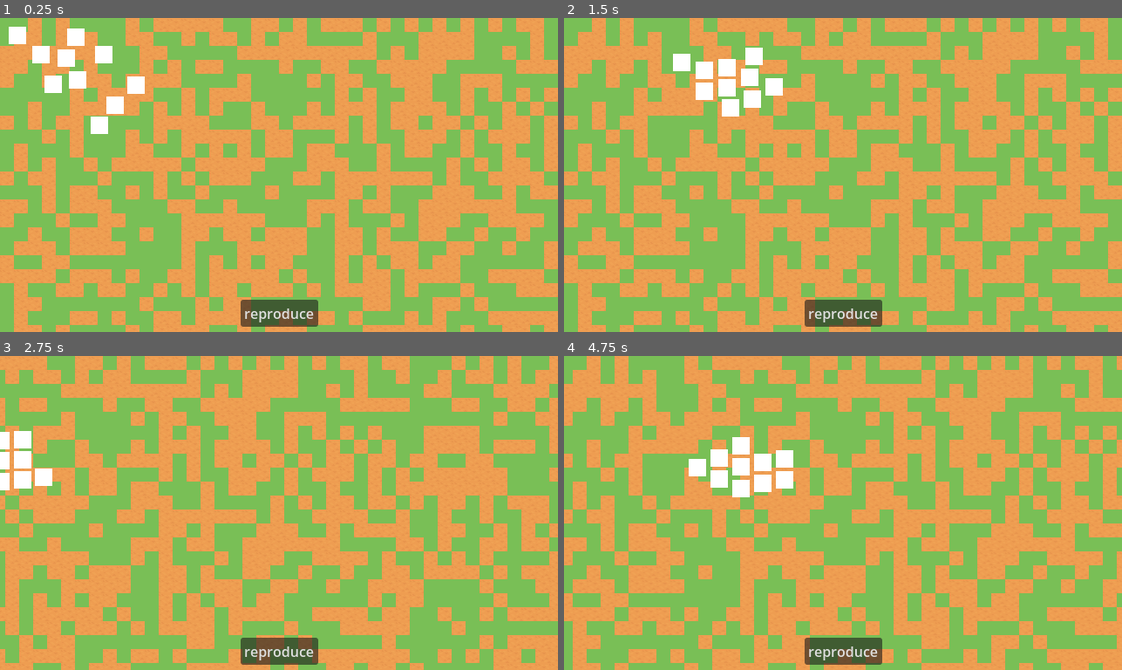
Above: before the commit, frames 1-4 (two rows, left to right).
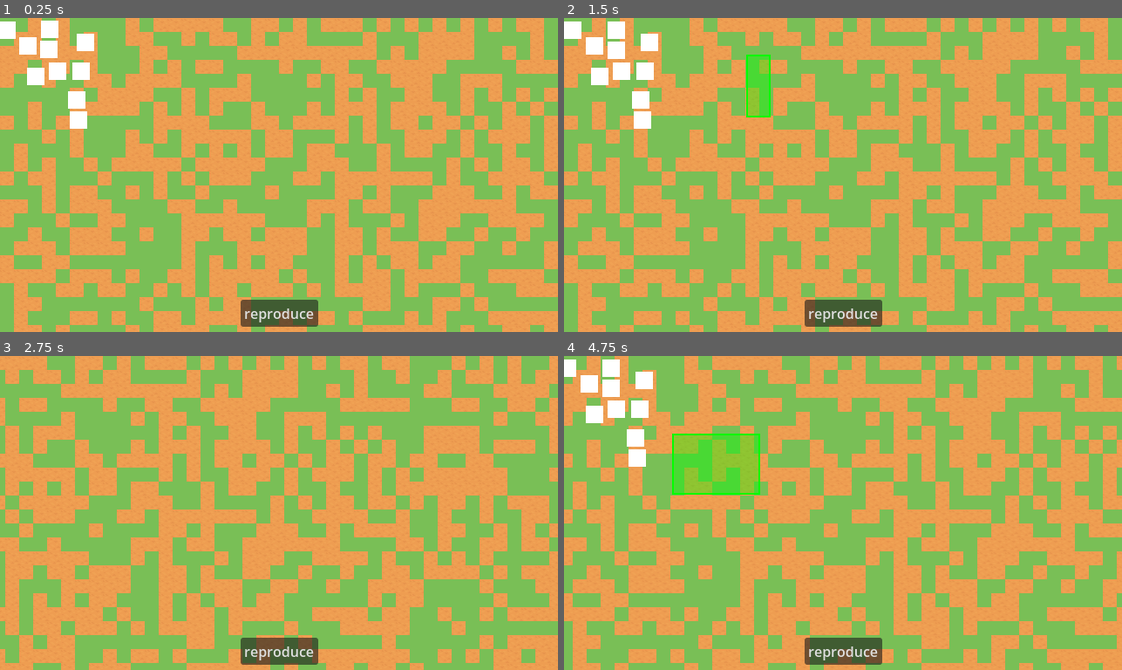
Above: after the commit, the same moments.

Repository: wheatgreaser/folkvalleygame
Game: Godot game, scene res://src/core/MainGame.tscn
The game is run twice, just before and just after one commit, with the same random seed, the same clock (stepped at 60 frames per second) and the same inputs. The project has no main scene, so this scene is started directly.
Inputs (mouse positions are in pixels of both pictures, inside the frame that each line leads up to):
- Up to frame 1 (0.25 s): no input
- Up to frame 2 (1.5 s): drag from (686, 68) to (898, 105) at 0.52 s; drag from (748, 55) to (815, 237) at 1.27 s
- Up to frame 3 (2.75 s): move the mouse to (178, 478) at 2.02 s; hold D (right) from 2.03 s (still down); click (178, 478) at 2.1 s
- Up to frame 4 (4.75 s): release D (right) at 2.75 s; drag from (603, 478) to (675, 465) at 2.77 s; move the mouse to (1010, 560) at 3.52 s; hold A (left) 3.53-4.25 s; click (1010, 560) at 3.6 s; drag from (675, 494) to (759, 434) at 4.27 s

The runs differ from the first frame. In frame 1, 2.8% of the frame differs, in the area x 0-26%, y 0-37%; in frame 2, 3.9%; in frame 3, 1.0%; in frame 4, 5.4%, in the area x 0-42%, y 1-45%.

Commit message:
feat: proper RTS selection and movement

Diff:
--- a/project.godot
+++ b/project.godot
@@ -22,6 +22,11 @@
 window/size/viewport_width=640
 window/size/viewport_height=360
 window/stretch/mode="canvas_items"
+
+[global_group]
+
+selected-units=""
+selectable-units=""
 
 [input]
 
--- a/src/core/main_game.gd
+++ b/src/core/main_game.gd
@@ -5,11 +5,10 @@
 const LEVEL_SCENE_UID : String = "uid://cwv5k8osui84u"
 const GROW_UID : String = "uid://oq78he05b01v"
 const SOLDIER_SPAWNER : String = "uid://c5i6caid80xkq"
+const SELECTOR_SCENE : String = "uid://r6mkc8u6ueqk"
 
 var player_scene : PackedScene = preload(PLAYER_SCENE_UID)
 var camera_scene : PackedScene = preload(CAMERA_UID)
-
-
 
 @onready var entity_root : Node2D = %EntityRoot
 @onready var effects_root : Node2D = %EffectsRoot
@@ -45,16 +44,23 @@
 	var grow_button : Control = grow_button_scene.instantiate()
 	HUD_root.add_child(grow_button)
 
-func _starting_soldiers () -> void:
+func _starting_soldiers() -> void:
 	var soldier_spawner_scene : PackedScene = preload(SOLDIER_SPAWNER)
 	var soldier_spawner : Node2D = soldier_spawner_scene.instantiate()
 	entity_root.add_child(soldier_spawner)
 	soldier_spawner.spawn_soldiers(10)
 
+func _selector_init() -> void:
+	var selector_scene : PackedScene = preload(SELECTOR_SCENE)
+	var selector : Control = selector_scene.instantiate()
+	HUD_root.add_child(selector)
+
+
 func _ready() -> void:
+	_load_level()
 	_camera_init()
-	_load_level()
 	_load_UI()
+	_selector_init()
 	_starting_soldiers()
 
 
--- a/src/gameplay/soldiers/soldier.tscn
+++ b/src/gameplay/soldiers/soldier.tscn
@@ -1,14 +1,16 @@
 [gd_scene format=3 uid="uid://c08f3musdqkra"]
 
-[ext_resource type="Script" uid="uid://b7qhitw6nbmvp" path="res://src/gameplay/soldiers/soldier_idle.gd" id="1_3x1x4"]
-[ext_resource type="Script" uid="uid://bobx0ctlhwb47" path="res://src/gameplay/soldiers/selection.gd" id="2_u6l0c"]
+[ext_resource type="Script" uid="uid://b7qhitw6nbmvp" path="res://src/gameplay/soldiers/soldier_behaviour.gd" id="1_3x1x4"]
+[ext_resource type="Script" uid="uid://bobx0ctlhwb47" path="res://src/gameplay/soldiers/single_selection.gd" id="2_u6l0c"]
 
 [sub_resource type="RectangleShape2D" id="RectangleShape2D_3x1x4"]
 size = Vector2(24.800003, 23.000002)
 
 [sub_resource type="QuadMesh" id="QuadMesh_3x1x4"]
 
-[node name="Soldier" type="CharacterBody2D" unique_id=1677943854]
+[sub_resource type="QuadMesh" id="QuadMesh_rblve"]
+
+[node name="Soldier" type="CharacterBody2D" unique_id=1677943854 groups=["selectable-units"]]
 script = ExtResource("1_3x1x4")
 
 [node name="SoldierCollider" type="CollisionShape2D" parent="." unique_id=1868176347]
@@ -26,4 +28,9 @@
 [node name="AreaCollider" type="CollisionShape2D" parent="Area2D" unique_id=1040790090]
 shape = SubResource("RectangleShape2D_3x1x4")
 
+[node name="Selector" type="MeshInstance2D" parent="." unique_id=1840010051]
+modulate = Color(0, 1, 0, 1)
+scale = Vector2(15, 15)
+mesh = SubResource("QuadMesh_rblve")
+
 [connection signal="selection_toggled" from="Area2D" to="." method="_on_area_2d_selection_toggled"]
--- /dev/null
+++ b/src/gameplay/soldiers/soldier_behaviour.gd
@@ -0,0 +1,48 @@
+extends CharacterBody2D
+
+@export var is_selected = false
+@onready var selector = $Selector
+
+var target_pos : Vector2
+var mouse_pos := Vector2(0,0)
+
+func _ready() -> void:
+	selector.hide()
+	set_process(false)
+
+func _physics_process(_delta: float) -> void:
+	move_and_collide(Vector2(0,0))
+
+func _input(event: InputEvent) -> void:
+
+	if event is InputEventMouseButton and is_in_group("selected-units"):
+		if event.button_index == MOUSE_BUTTON_RIGHT:
+			set_process(true)
+			target_pos = get_global_mouse_position()
+
+
+func _process(delta: float) -> void:
+	var diff = target_pos - global_position
+	if diff.length() > 0.1:
+		var dir = diff.normalized()
+		global_position += dir * delta * 100
+	else:
+		set_process(false)
+
+
+func is_in_selection_box(box: Rect2):
+	return box.has_point(global_position)
+
+func select():
+	add_to_group('selected-units')
+	selector.show()
+
+
+func deselect():
+	remove_from_group('selected-units')
+	selector.hide()
+
+
+
+func _on_area_2d_selection_toggled(selection: Variant) -> void:
+	is_selected = selection
--- a/src/gameplay/soldiers/soldier_idle.gd
+++ /dev/null
@@ -1,15 +0,0 @@
-extends CharacterBody2D
-
-var is_selected = false
-
-func _physics_process(_delta: float) -> void:
-	move_and_collide(Vector2(0,0))
-
-func _process(delta: float) -> void:
-	var direction : Vector2 = get_viewport().get_mouse_position() - position
-	velocity = direction.normalized() * 100
-	move_and_slide()
-
-
-func _on_area_2d_selection_toggled(selection: Variant) -> void:
-	is_selected = selection
--- /dev/null
+++ b/src/gameplay/ui/Selector.tscn
@@ -0,0 +1,8 @@
+[gd_scene format=3 uid="uid://r6mkc8u6ueqk"]
+
+[ext_resource type="Script" uid="uid://clo37fsj1w2kg" path="res://src/gameplay/ui/selector.gd" id="1_xq805"]
+
+[node name="Selector" type="Control" unique_id=1616477659]
+layout_mode = 3
+anchors_preset = 0
+script = ExtResource("1_xq805")
--- /dev/null
+++ b/src/gameplay/ui/selector.gd
@@ -0,0 +1,39 @@
+extends Control
+
+var selecting: bool = false
+var drag_start : Vector2
+var select_box : Rect2
+
+func _input(event: InputEvent) -> void:
+	if event is InputEventMouseButton:
+		if event.pressed:
+			selecting = true
+			drag_start = event.position
+		else:
+			selecting = false
+			if drag_start.is_equal_approx(event.position):
+				select_box = Rect2(event.position, Vector2.ZERO)
+
+			queue_redraw()
+	elif selecting and event is InputEventMouseMotion:
+		var x_min : float = min(drag_start.x, event.position.x)
+		var y_min : float = min(drag_start.y, event.position.y)
+		select_box = Rect2(x_min, y_min,
+		max(drag_start.x, event.position.x) - x_min,
+		max(drag_start.y, event.position.y) - y_min)
+		update_selected_units()
+		queue_redraw()
+
+
+func _draw() -> void:
+	if not selecting:
+		return
+	draw_rect(select_box, Color('#00ff0066'))
+	draw_rect(select_box, Color('#00ff00'), false, 2.0)
+
+func update_selected_units() -> void:
+	for unit in get_tree().get_nodes_in_group("selectable-units"):
+		if unit.is_in_selection_box(select_box):
+			unit.select()
+		else:
+			unit.deselect()
--- a/src/levels/level1.tscn
+++ b/src/levels/level1.tscn
@@ -246,11 +246,6 @@
 [sub_resource type="RectangleShape2D" id="RectangleShape2D_3o7sa"]
 size = Vector2(661, 20)
 
-[sub_resource type="NavigationPolygon" id="NavigationPolygon_3o7sa"]
-vertices = PackedVector2Array(621, 16.976563, 621, 337.0703, 14.2578125, 341.90625, 22.742188, 16.007813)
-polygons = Array[PackedInt32Array]([PackedInt32Array(0, 1, 2, 3)])
-outlines = Array[PackedVector2Array]([PackedVector2Array(13, 6, 631, 7, 631, 347, 4, 352)])
-
 [node name="Scene" type="Node2D" unique_id=688667358]
 
 [node name="TileMapLayer" type="TileMapLayer" parent="." unique_id=380539479]
@@ -258,33 +253,17 @@
 script = ExtResource("2_3o7sa")
 
 [node name="LevelBorderTop" type="StaticBody2D" parent="." unique_id=1799796435]
+visible = false
 
 [node name="CollisionShape2D" type="CollisionShape2D" parent="LevelBorderTop" unique_id=864852935]
 position = Vector2(317, -8)
 shape = SubResource("RectangleShape2D_3o7sa")
 
-[node name="LevelBorderBottom" type="StaticBody2D" parent="." unique_id=2028162885]
-position = Vector2(0, 382)
-
-[node name="CollisionShape2D" type="CollisionShape2D" parent="LevelBorderBottom" unique_id=2097020203]
-position = Vector2(329, -10)
-shape = SubResource("RectangleShape2D_3o7sa")
-
 [node name="LevelBorderLeft" type="StaticBody2D" parent="." unique_id=1459618545]
+visible = false
 position = Vector2(-20, -35)
 rotation = 1.5707964
 
 [node name="CollisionShape2D" type="CollisionShape2D" parent="LevelBorderLeft" unique_id=86562862]
 position = Vector2(319, -8.000013)
 shape = SubResource("RectangleShape2D_3o7sa")
-
-[node name="LevelBorderRight" type="StaticBody2D" parent="." unique_id=1034603301]
-position = Vector2(642, -42)
-rotation = 1.5707964
-
-[node name="CollisionShape2D" type="CollisionShape2D" parent="LevelBorderRight" unique_id=258032738]
-position = Vector2(321, -7)
-shape = SubResource("RectangleShape2D_3o7sa")
-
-[node name="NavigationRegion2D" type="NavigationRegion2D" parent="." unique_id=502832759]
-navigation_polygon = SubResource("NavigationPolygon_3o7sa")
Renamed: src/gameplay/soldiers/selection.gd -> src/gameplay/soldiers/single_selection.gd
Renamed: src/gameplay/soldiers/selection.gd.uid -> src/gameplay/soldiers/single_selection.gd.uid
Renamed: src/gameplay/soldiers/soldier_idle.gd.uid -> src/gameplay/soldiers/soldier_behaviour.gd.uid
Not shown, added: src/gameplay/ui/selector.gd.uid
